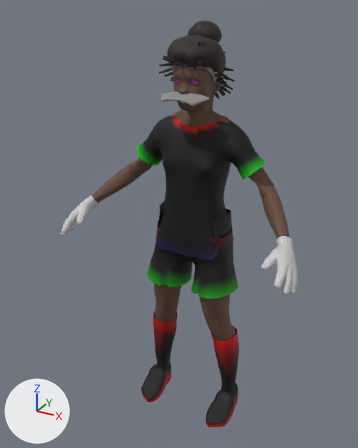
The glTF model app/public/jeux/humans/girl.glb: old version first, new version second.
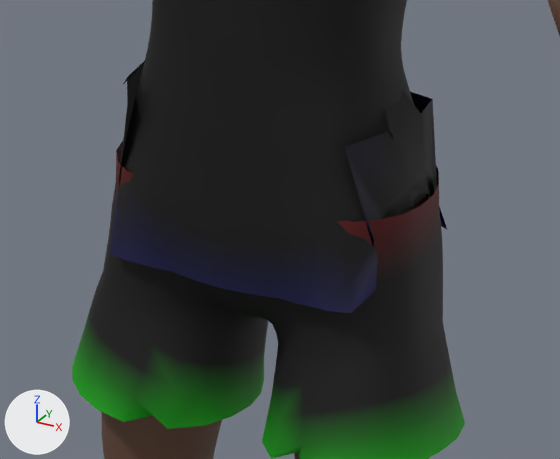
The first picture shows the older version from a camera (50 mm lens) standing at (0.731, -1.475, 1.48) and looking at (-0.036, -0.079, 0.783). The close-ups show the older and then the newer version on the part from 36% to 73% of the width and 42% to 66% of the height of that picture. Only the edits that show in the close-ups are written down. Arrows for +X, +Y and +Z are at lower left; the lights stay in place. Vertices at exactly the same position are counted once.

Names of what the first close-up shows: 'shirt', 'shorts', 'thighs' and 1 more.
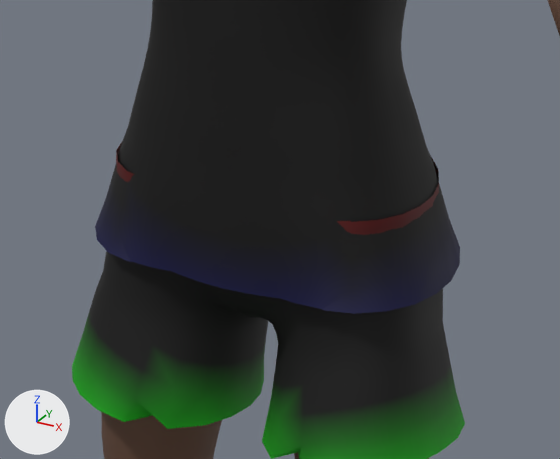
The change, as JSON lines over the scene's bpy script:
```json
{"block": "me_shirt", "where": "me_shirt.from_pydata(...)  # 1809 vertices, 3476 faces; spans x -0.237..0.237, y -0.126..0.088, z 0.693..1.155"}
{"block": "me_shirt", "where": "# used by ob_shirt; location = (0.0, 0.0, 0.0)"}
{"block": "me_shirt", "change": "me_shirt part 1: 66 of 1809 vertices moved; they spanned x -0.133..0.133, y -0.116..0.069, z 0.693..0.881 and now span x -0.158..0.158, y -0.115..0.069, z 0.693..0.772; mean shift (0.0, 0.002, -0.042); largest move (-0.081, -0.026, 0.881) -> (-0.14, -0.027, 0.693)"}
{"block": "me_shirt", "change": "me_shirt part 2: 28 kept faces spanning x -0.158..0.158, y -0.077..0.036, z 0.693..0.748 get new vertex colours"}
```

What differs and where, as boxes [x1, y1, x2, y2] in the close-ups (560 x 459 px; the box of a moved part takes in the faces that stretch with it):
```json
{"object": "shirt", "change": "reshaped", "before": [110, 0, 447, 314], "after": [95, 0, 460, 314]}
{"part": 1, "of": "me_shirt", "change": "moved or reshaped", "before": [110, 61, 446, 314], "after": [95, 128, 450, 314]}
{"part": 2, "of": "me_shirt", "change": "recoloured", "before": [122, 64, 437, 206], "after": [403, 204, 460, 304]}
```
